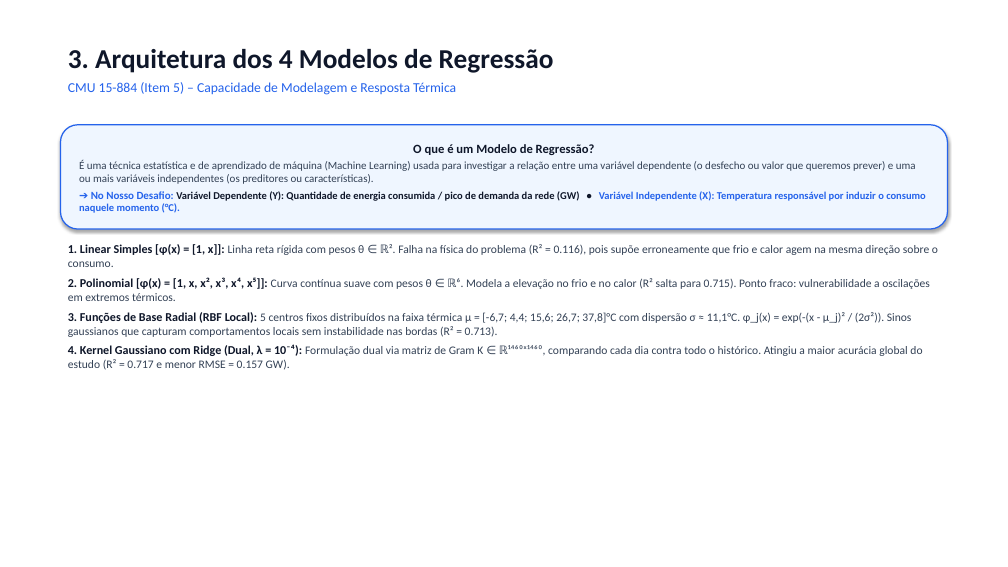
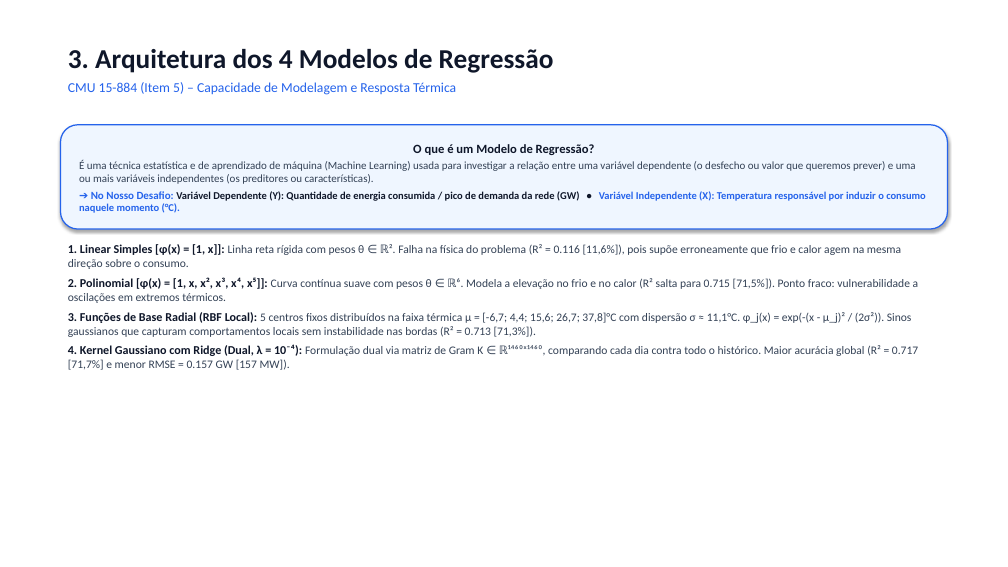
Before and after one commit to AldairAzevedo/energy-demand-forecast, a slide deck: slide 4 of presentation/slides_apresentacao.pptx. Drawn at 1008x567 pixels with LibreOffice and Linux fonts; fonts in the diff are those of the drawing. Boxes give left, top, right and bottom in pixels: in the first picture for what was removed or moved away, otherwise in the second. Text is boxed around its words. In the diff, an @@ line names an element or a change of style, - is before the commit and + after.

```diff
--- a/presentation/slides_apresentacao.pptx
+++ b/presentation/slides_apresentacao.pptx
@@ text at (68,244,919,370): text changed @@
-1. Linear Simples [φ(x) = [1, x]]: Linha reta rígida com pesos θ ∈ ℝ². Falha na física do problema (R² = 0.116), pois supõe erroneamente que frio e calor agem na mesma direção sobre o consumo.
-2. Polinomial [φ(x) = [1, x, x², x³, x⁴, x⁵]]: Curva contínua suave com pesos θ ∈ ℝ⁶. Modela a elevação no frio e no calor (R² salta para 0.715). Ponto fraco: vulnerabilidade a oscilações em extremos térmicos.
-3. Funções de Base Radial (RBF Local): 5 centros fixos distribuídos na faixa térmica μ = [-6,7; 4,4; 15,6; 26,7; 37,8]°C com dispersão σ ≈ 11,1°C. φ_j(x) = exp(-(x - μ_j)² / (2σ²)). Sinos gaussianos que capturam comportamentos locais sem instabilidade nas bordas (R² = 0.713).
-4. Kernel Gaussiano com Ridge (Dual, λ = 10⁻⁴): Formulação dual via matriz de Gram K ∈ ℝ¹⁴⁶⁰ˣ¹⁴⁶⁰, comparando cada dia contra todo o histórico. Atingiu a maior acurácia global do estudo (R² = 0.717 e menor RMSE = 0.157 GW).
+1. Linear Simples [φ(x) = [1, x]]: Linha reta rígida com pesos θ ∈ ℝ². Falha na física do problema (R² = 0.116 [11,6%]), pois supõe erroneamente que frio e calor agem na mesma direção sobre o consumo.
+2. Polinomial [φ(x) = [1, x, x², x³, x⁴, x⁵]]: Curva contínua suave com pesos θ ∈ ℝ⁶. Modela a elevação no frio e no calor (R² salta para 0.715 [71,5%]). Ponto fraco: vulnerabilidade a oscilações em extremos térmicos.
+3. Funções de Base Radial (RBF Local): 5 centros fixos distribuídos na faixa térmica μ = [-6,7; 4,4; 15,6; 26,7; 37,8]°C com dispersão σ ≈ 11,1°C. φ_j(x) = exp(-(x - μ_j)² / (2σ²)). Sinos gaussianos que capturam comportamentos locais sem instabilidade nas bordas (R² = 0.713 [71,3%]).
+4. Kernel Gaussiano com Ridge (Dual, λ = 10⁻⁴): Formulação dual via matriz de Gram K ∈ ℝ¹⁴⁶⁰ˣ¹⁴⁶⁰, comparando cada dia contra todo o histórico. Maior acurácia global (R² = 0.717 [71,7%] e menor RMSE = 0.157 GW [157 MW]).
```
Also in this commit, not shown: 4 other slides changed, 7 other files.
